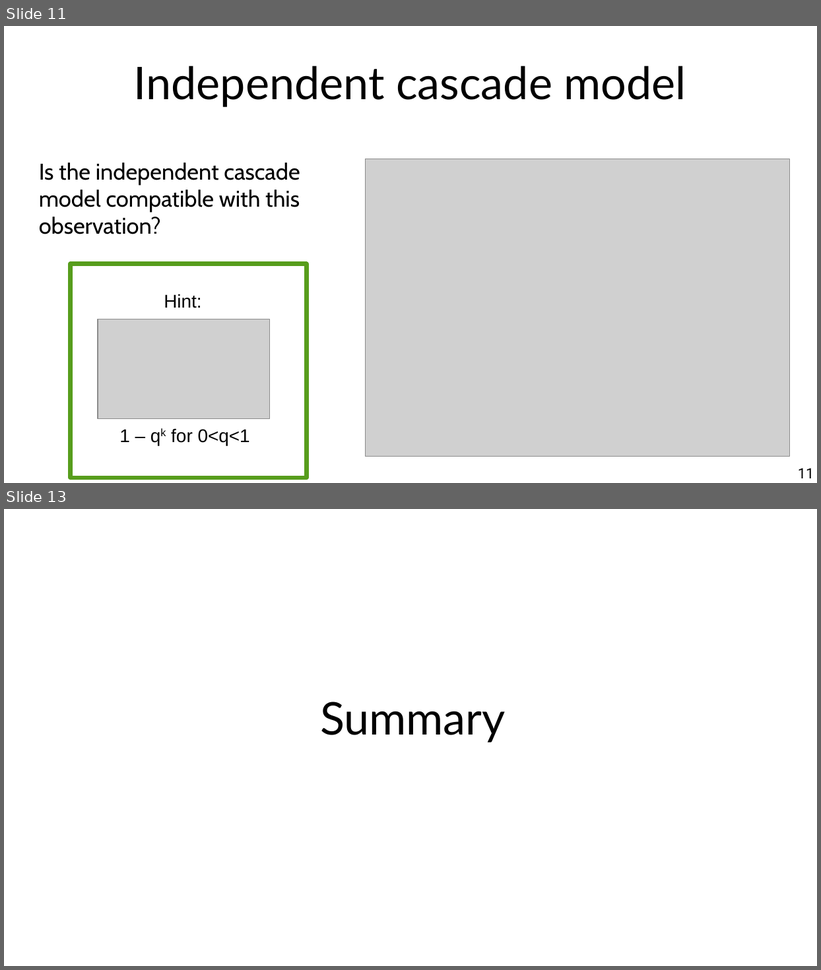
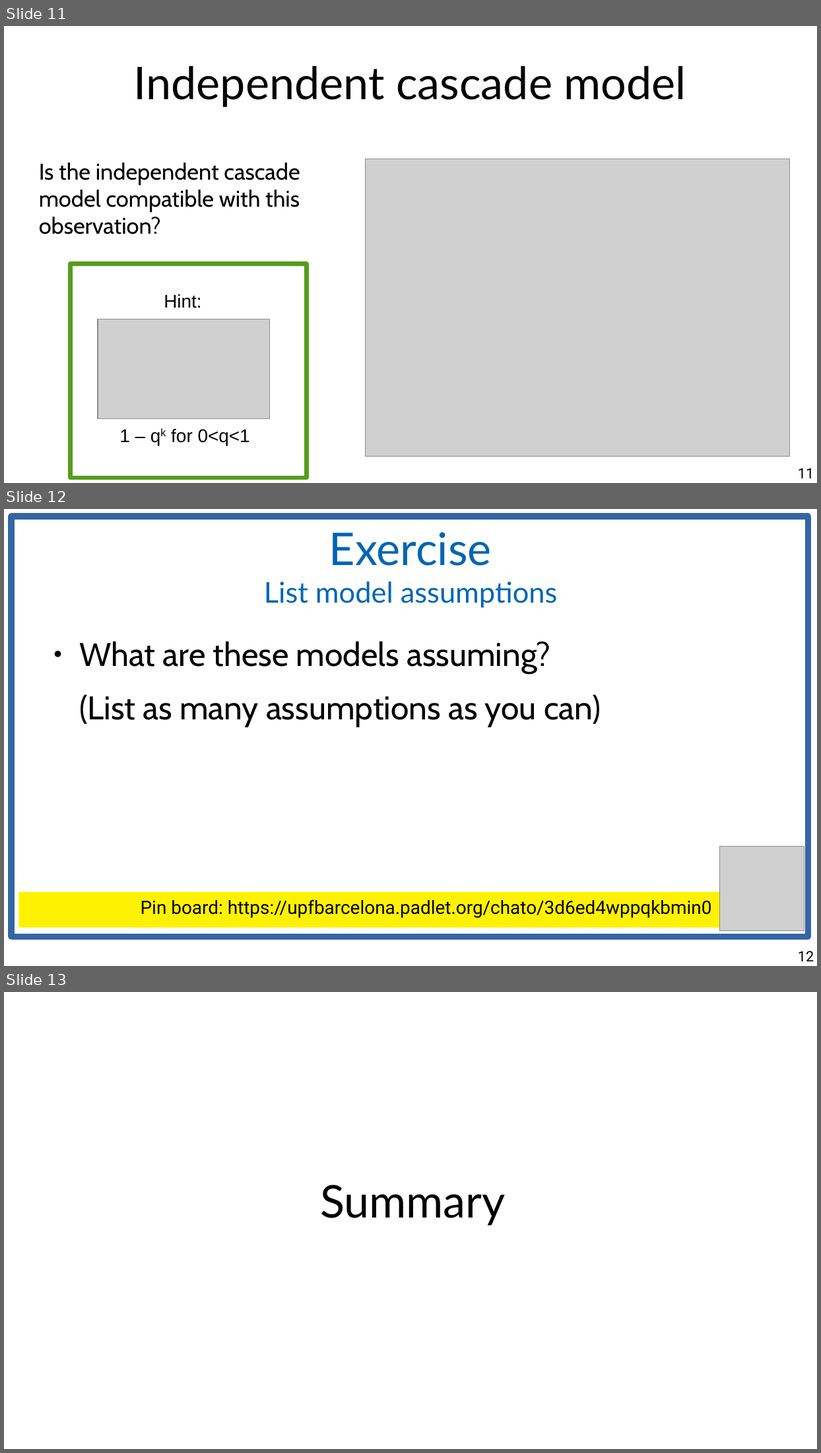
Before and after one commit to chatox/networks-science-course, a slide deck: theory/odp/tt24-models_of_influence.odp. Shown one above the other, each under a label of ours: slides 11 and 13 before the commit, slides 11, 12 and 13 after it; the slides between them are not shown. The pictures are 821x970 and 821x1453 pixels, drawn with LibreOffice and Linux fonts; fonts in the diff are those of the drawing; grey boxes stand for pictures. Boxes give left, top, right and bottom in pixels: in the first picture for what was removed or moved away, otherwise in the second. Text is boxed around its words. In the diff, an @@ line names an element or a change of style, - is before the commit and + after.

```diff
--- a/theory/odp/tt24-models_of_influence.odp
+++ b/theory/odp/tt24-models_of_influence.odp
@@ slide 12 added at bbox=[4, 509, 817, 966], background #FFFFFF @@
@@ rectangle added at bbox=[11, 516, 809, 937], outline #3465A4 6.01 pt @@
@@ title added at bbox=[264, 532, 558, 608], 28 pt, text #0066B3 @@
+Exercise
+List model assumptions
@@ text added at bbox=[79, 641, 601, 727], 32 pt, text #000000 @@
+● What are these models assuming?
+(List as many assumptions as you can)
@@ picture added at bbox=[719, 847, 805, 932] @@
@@ rectangle added at bbox=[19, 892, 719, 927], fill #FFF200, 18 pt, text #000000 @@
+Pin board: https://upfbarcelona.padlet.org/chato/3d6ed4wppqkbmin0
@@ page number added at bbox=[798, 951, 814, 962], 14 pt, text #000000 @@
+12
```
Also in this commit, not shown: 2 slides changed, 1 slide removed, 4 other files.
